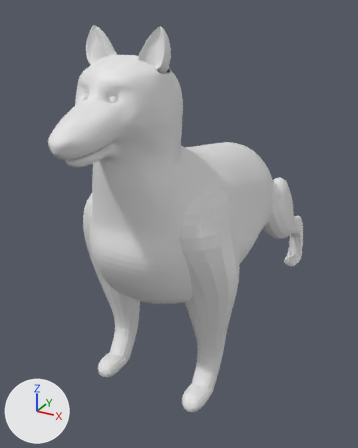
An edit to the Blender file German Shepherd Dog.blend, drawn before and after from the same camera.
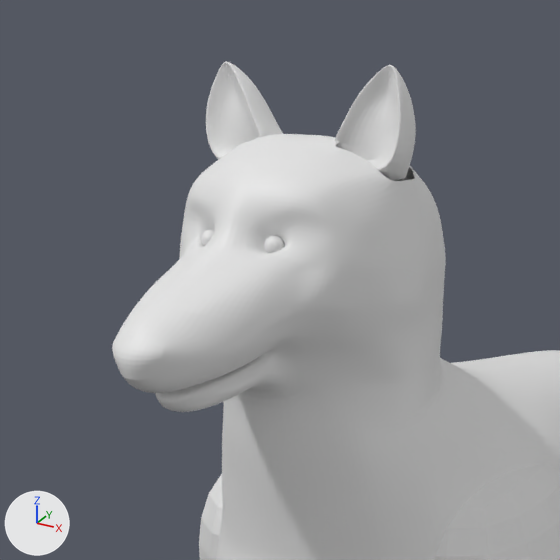
The first picture shows the older version from a 50 mm lens placed at (4.5, -7.3, 7.42), pointed at (-0.45, 1.69, 2.93). The close-ups show both versions on the part from 1% to 64% of the width and 0% to 51% of the height of that picture; other places that the commit changed are outside them. Lighting does not change. The marker at lower left points along +X, +Y and +Z.

Before the edit, the objects in view are built like this:
```python
ob_dog = bpy.data.objects.new('Dog', me_plane_001)
ob_dog.location = (-0.03, -2.49, 5.59)
ob_dog.rotation_euler = (1.571, 0.0, 3.142)  # degrees (90, 0, 180)
ob_dog.scale = (0.158, 0.158, 0.158)
ob_ears = bpy.data.objects.new('Ears', me_cube)
ob_ears.location = (0.4, -0.68, 6.61)
ob_ears.rotation_euler = (0.0, 0.209, 0.0)  # degrees (0, 12, 0)
ob_ears.scale = (0.243, 0.243, 0.243)
ob_eye = bpy.data.objects.new('eYE', me_plane_002)
ob_eye.location = (-0.03, -2.3, 5.63)
ob_eye.rotation_euler = (1.571, 0.0, 3.142)  # degrees (90, 0, 180)
ob_eye.scale = (0.158, 0.158, 0.158)
ob_front_legs = bpy.data.objects.new('Front legs', me_cube_001)
ob_front_legs.location = (1.02, 0.2, 1.96)
ob_front_legs.scale = (0.249, 0.249, 0.249)
```
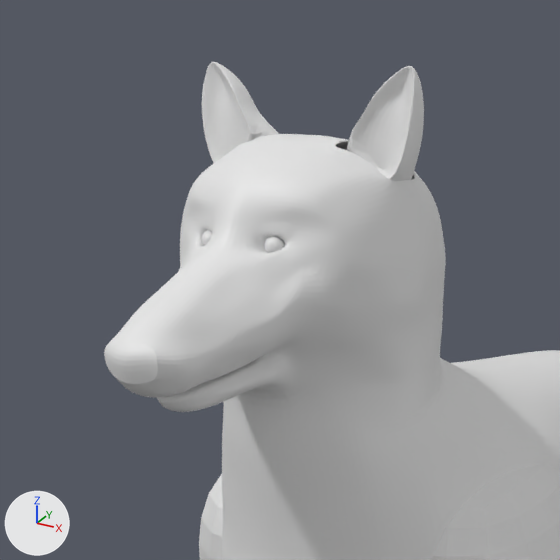
What differs and where, as boxes (x1, y1, x2, y2) in the close-ups (560 x 560 px; the box of a moved part takes in the faces that stretch with it):
'Dog', reshaped
    before: (112, 134, 560, 560)
    after: (104, 134, 560, 560)
'Ears', reshaped, moved
    before: (206, 62, 416, 180)
    after: (202, 62, 424, 181)
part 1 of me_plane_001, moved or reshaped
    before: (112, 202, 410, 399)
    after: (104, 202, 410, 399)
part 2 of me_plane_002, moved or reshaped
    both: (201, 230, 284, 250)

The edits, one by one:
me_plane_001 is used by ob_dog; location (-0.03, -2.49, 5.59); rotation (1.571, 0.0, 3.142), in degrees (90, 0, 180); scale (0.158, 0.158, 0.158).
me_plane_001 had 517 vertices, 462 faces and spanned x -8.4..0.0, y -23.9..7.4, z -0.3..47.7.
me_plane_001 now has 530 vertices, 474 faces and spans x -8.4..0.0, y -23.9..7.4, z -0.4..47.7.
me_plane_001 part 1: 69 vertices moved from x -4.5..0.0, y -1.3..4.5, z -0.3..9.8 to x -4.6..0.0, y -1.3..4.5, z -0.4..9.6; 1 vertex removed from x -2.8, y 2.2, z 6.2; 14 vertices added at x -2.9..0.0, y -0.4..3.2, z 1.9..5.9.
me_plane_002 has 218 vertices, 240 faces and spans x -1.845..-1.098, y 3.191..3.938, z 5.123..5.871.
me_plane_002 is used by ob_eye; location (-0.03, -2.3, 5.63); rotation (1.571, 0.0, 3.142), in degrees (90, 0, 180); scale (0.158, 0.158, 0.158).
me_plane_002 part 2: the whole mesh is multiplied about its middle by the matrix ((0.988, -0.149, 0.036), (0.038, 0.007, -0.999), (0.149, 0.989, 0.012)), then moved by (1.471, -3.565, -5.497).
me_cube is used by ob_ears; location (0.4, -0.68, 6.61); rotation (0.0, 0.209, 0.0), in degrees (0, 12, 0); scale (0.243, 0.243, 0.243).
me_cube had 32 vertices, 30 faces and spanned x -1.05..1.13, y -0.73..0.66, z -0.21..2.4.
me_cube now has 32 vertices, 30 faces and spans x -0.99..0.99, y -0.73..0.66, z -0.99..2.22.
me_cube part 3: 32 of 32 vertices moved; they spanned x -1.05..1.13, y -0.73..0.66, z -0.21..2.4 and now span x -0.99..0.99, y -0.73..0.66, z -0.99..2.22; mean shift (0.04, 0.0, -0.19); largest move (0.95, -0.73, -0.21) -> (0.71, -0.73, -0.99).
Object 'Ears' (ob_ears) moves from (0.4, -0.68, 6.61) to (0.48, -0.66, 6.66).
